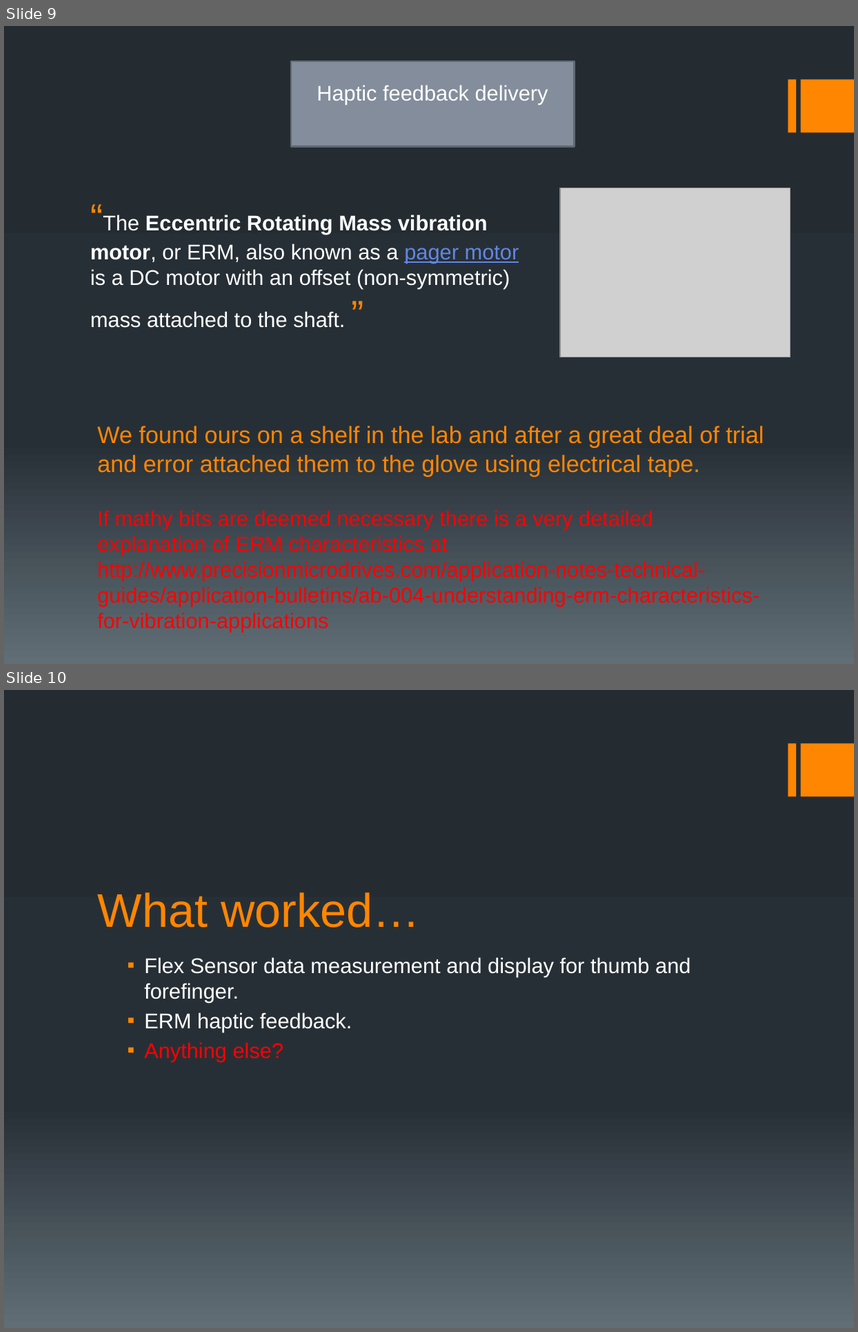
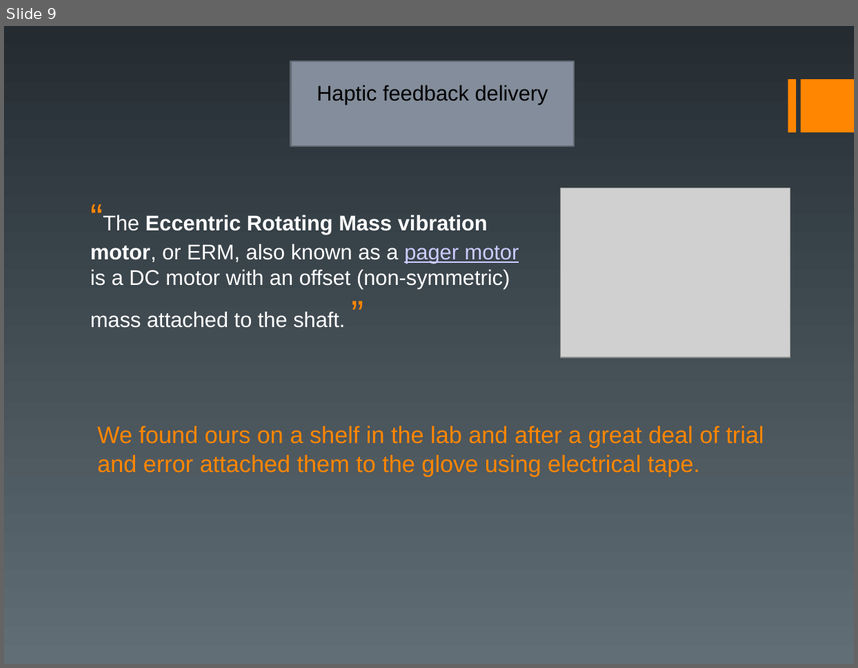
Before and after one commit to czod/HapticGlove, a slide deck: Docs/Final Project.pptx. Shown one above the other, each under a label of ours: slides 9 and 10 before the commit, slide 9 after it. The pictures are 858x1332 and 858x668 pixels, drawn with LibreOffice and Linux fonts; fonts in the diff are those of the drawing; grey boxes stand for pictures. Boxes give left, top, right and bottom in pixels: in the first picture for what was removed or moved away, otherwise in the second. Text is boxed around its words. In the diff, an @@ line names an element or a change of style, - is before the commit and + after.

```diff
--- a/Docs/Final Project.pptx
+++ b/Docs/Final Project.pptx
@@ slide 10 removed at (x1=4, y1=690, x2=854, y2=1328), background gradient #242C33 to #273037 to #636D76; not listed: 2 template elements that a slide beside it also shows @@
@@ title removed at (x1=98, y1=892, x2=420, y2=927) @@
-What worked…
@@ text removed at (x1=144, y1=957, x2=691, y2=1061) @@
-  ▪ Flex Sensor data measurement and display for thumb and forefinger.
-  ▪ ERM haptic feedback.
-  ▪ Anything else?
@@ slide 9 changed as well @@
@@ background gradient #242C33 to #273037 to #636D76 to gradient #242C32 to #616E76 @@
@@ rectangle at (x1=291, y1=61, x2=575, y2=146): outline #616873 1.5 pt to #606872 1.5 pt @@
@@ text "Haptic feedback delivery" at (x1=317, y1=85, x2=548, y2=105): text colour #FFFFFF to #000000 @@
@@ text "“The Eccentric Rotating Mass vibration ..." at (x1=90, y1=214, x2=519, y2=328): text colour #6187E3 to #CCCCFF in "pager motor" @@
@@ text removed at (x1=97, y1=510, x2=760, y2=632) @@
-If mathy bits are deemed necessary there is a very detailed explanation of ERM characteristics at http://www.precisionmicrodrives.com/application-notes-technical-guides/application-bulletins/ab-004-understanding-erm-characteristics-for-vibration-applications
```
Also in this commit, not shown: 10 other slides changed, 2 slides added, 2 other slides removed, 1 other file.
